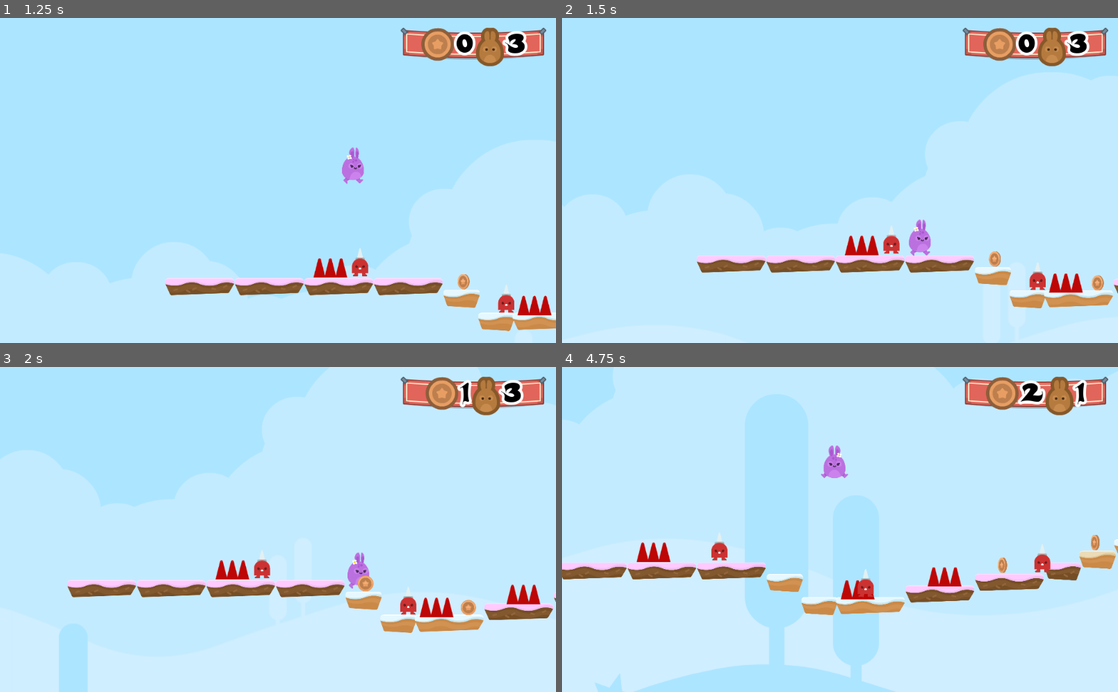
Above: before the commit, frames 1-4 (two rows, left to right).
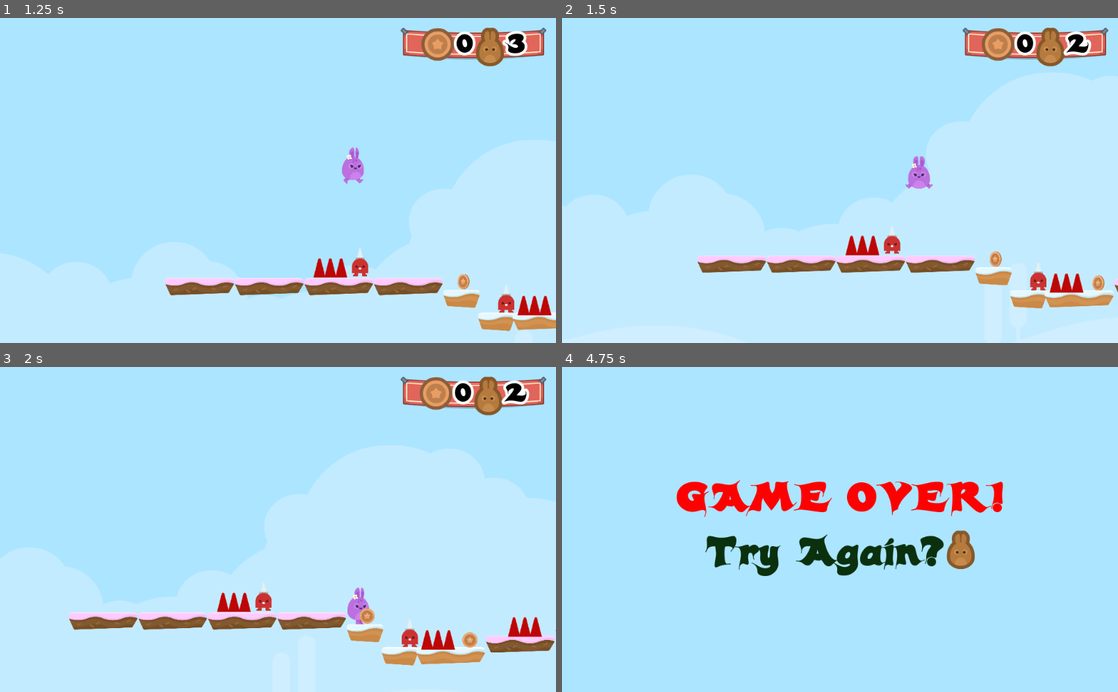
Above: after the commit, the same moments.

Repository: KennedyMungai/SimplePlatformer
Game: Godot game, scene res://Scenes/Levels/Level1.tscn
Same seed, same stepped clock (60 frames per second), same inputs: the game is played once before the commit and once after it.
Inputs:
- Up to frame 1 (1.25 s): hold D (right) from 0.53 s (still down); tap W (jump) at 0.77 s
- Up to frame 2 (1.5 s): keep holding D (right)
- Up to frame 3 (2 s): keep holding D (right); tap W (jump) at 1.52 s
- Up to frame 4 (4.75 s): release D (right) at 2.03 s; hold A (left) 2.03-2.78 s; hold D (right) 2.78-4.28 s; tap W (jump) at 3.02, 3.77, 4.52 s; hold A (left) from 4.28 s (still down)

Frame 1 is identical in both runs. In frame 2, 1.9% of the frame differs, in the area x 24-100%, y 2-90%; in frame 3, 12%; in frame 4, 40%, in the area x 0-100%, y 2-100%.

Commit message:
Connected the signal to call the function:

Diff:
--- a/Scenes/SpikeMan.tscn
+++ b/Scenes/SpikeMan.tscn
@@ -97,3 +97,5 @@
 autoplay = "SpikeMan"
 anims/RESET = SubResource( 4 )
 anims/SpikeMan = SubResource( 3 )
+
+[connection signal="body_entered" from="Area2D" to="Area2D" method="_on_Hazards_body_entered"]
